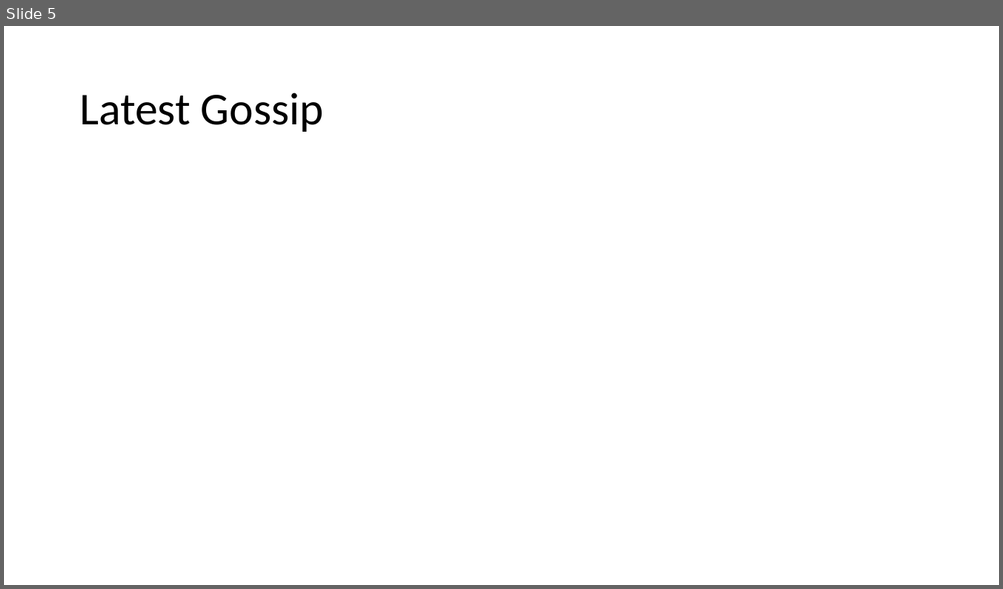
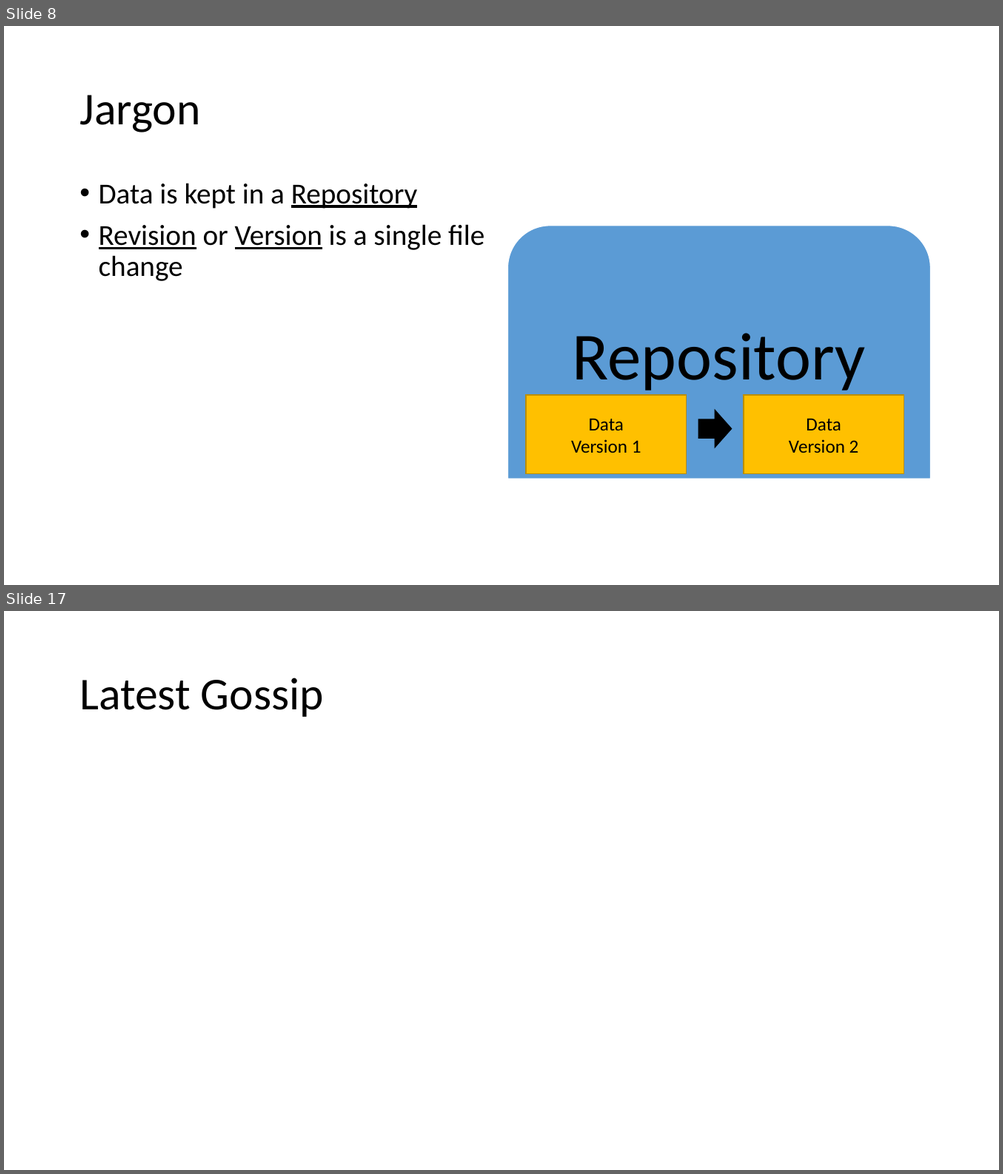
Before and after one commit to vegfetch/talk, a slide deck: cf_version_control_systems.pptx. Shown one above the other, each under a label of ours: slide 5 before the commit, slides 8 and 17 after it; the slides between them are not shown. The pictures are 1003x589 and 1003x1174 pixels, drawn with LibreOffice and Linux fonts; fonts in the diff are those of the drawing. Boxes give left, top, right and bottom in pixels: in the first picture for what was removed or moved away, otherwise in the second. Text is boxed around its words. In the diff, an @@ line names an element or a change of style, - is before the commit and + after.

```diff
--- a/cf_version_control_systems.pptx
+++ b/cf_version_control_systems.pptx
@@ slide 8 added at [4, 26, 999, 585], background #FFFFFF @@
@@ title added at [79, 95, 200, 133], 44 pt, text #000000 @@
+Jargon
@@ text added at [99, 183, 484, 281], 28 pt, text #000000 @@
+• Data is kept in a Repository
+• Revision or Version is a single file change
@@ round same rect added at [508, 226, 930, 480], fill #5B9BD5, outline #FFFFFF 1 pt @@
@@ text added at [572, 333, 865, 396], 65 pt, text #000000 @@
+Repository
@@ rectangle added at [526, 395, 687, 474], fill #FFC000, outline #BD8E00 1 pt, 18 pt, text #000000 @@
+Data
+Version 1
@@ rectangle added at [743, 395, 904, 474], fill #FFC000, outline #BD8E00 1 pt, 18 pt, text #000000 @@
+Data
+Version 2
@@ right arrow added at [699, 411, 731, 449], fill #000000, outline #000000 1 pt @@
@@ what was slide 5 is now slide 17 @@
```
Also in this commit, not shown: 3 slides changed, 12 other slides added, 1 slide removed, 1 other file.
